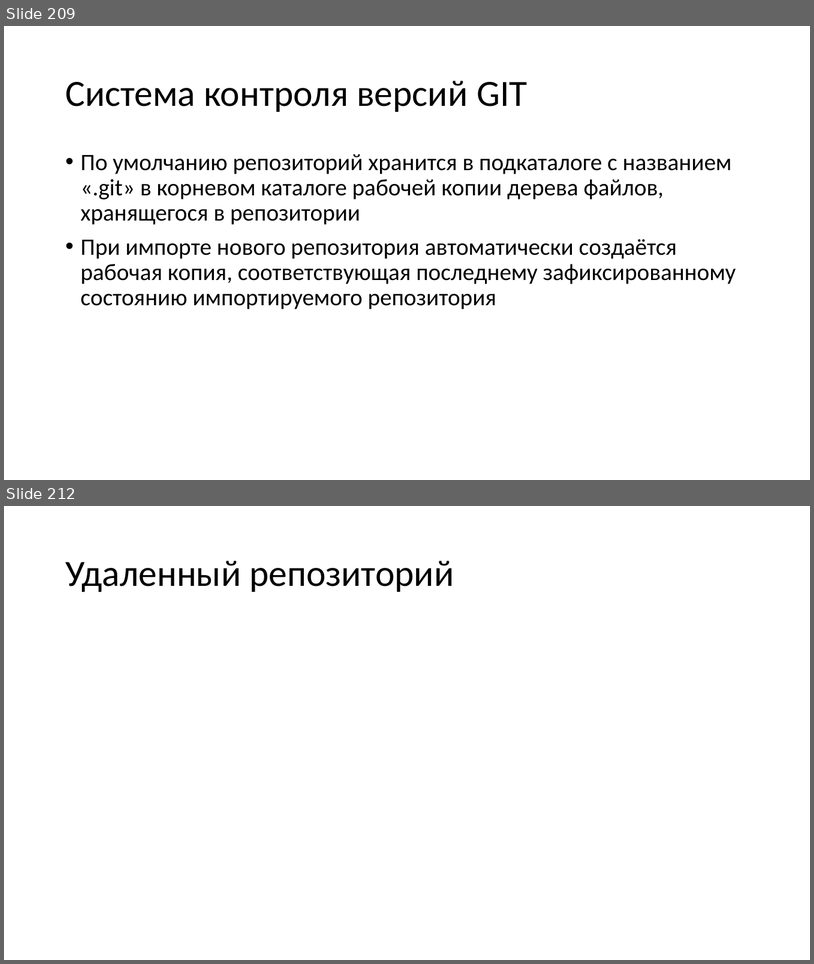
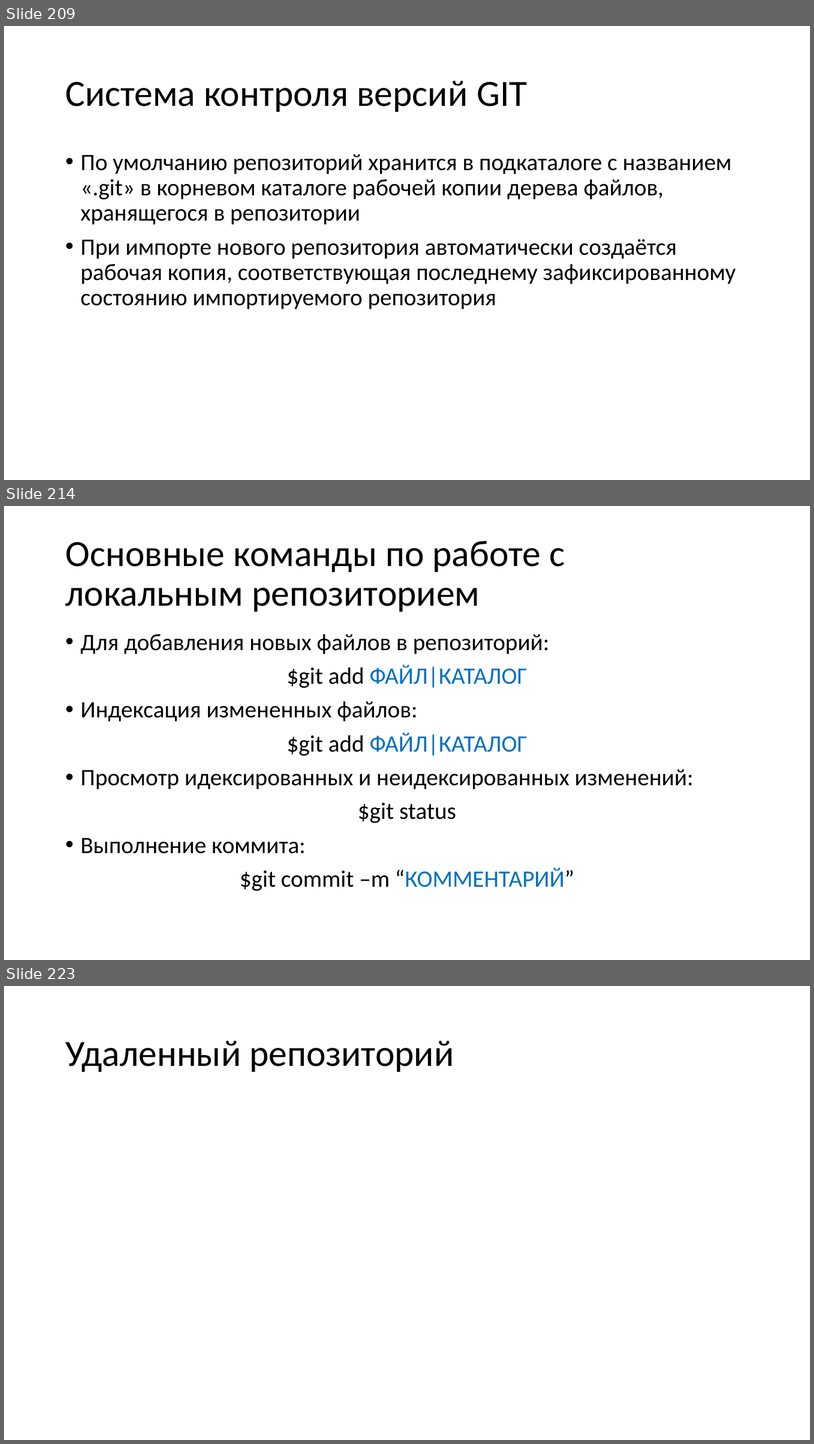
Before and after one commit to paveltsytovich/telegram-course, a slide deck: Presentation/Разработка ботов для телеграмм на Python.pptx. Shown one above the other, each under a label of ours: slides 209 and 212 before the commit, slides 209, 214 and 223 after it; the slides between them are not shown. The pictures are 814x964 and 814x1444 pixels, drawn with LibreOffice and Linux fonts; fonts in the diff are those of the drawing. Boxes give left, top, right and bottom in pixels: in the first picture for what was removed or moved away, otherwise in the second. Text is boxed around its words. In the diff, an @@ line names an element or a change of style, - is before the commit and + after.

```diff
--- a/Presentation/Разработка ботов для телеграмм на Python.pptx
+++ b/Presentation/Разработка ботов для телеграмм на Python.pptx
@@ slide 214 added at <box>4,506,810,960</box>, background #FFFFFF @@
@@ title added at <box>65,541,565,612</box>, 44 pt, text #000000 @@
+Основные команды по работе с локальным репозиторием
@@ text added at <box>81,634,694,891</box>, 28 pt, text #000000 @@
+• Для добавления новых файлов в репозиторий:
+$git add ФАЙЛ|КАТАЛОГ
+• Индексация измененных файлов:
+$git add ФАЙЛ|КАТАЛОГ
+• Просмотр идексированных и неидексированных изменений:
+$git status
+• Выполнение коммита:
+$git commit –m “КОММЕНТАРИЙ”
@@ what was slide 212 is now slide 223 @@
```
Also in this commit, not shown: 2 slides changed, 10 other slides added.
